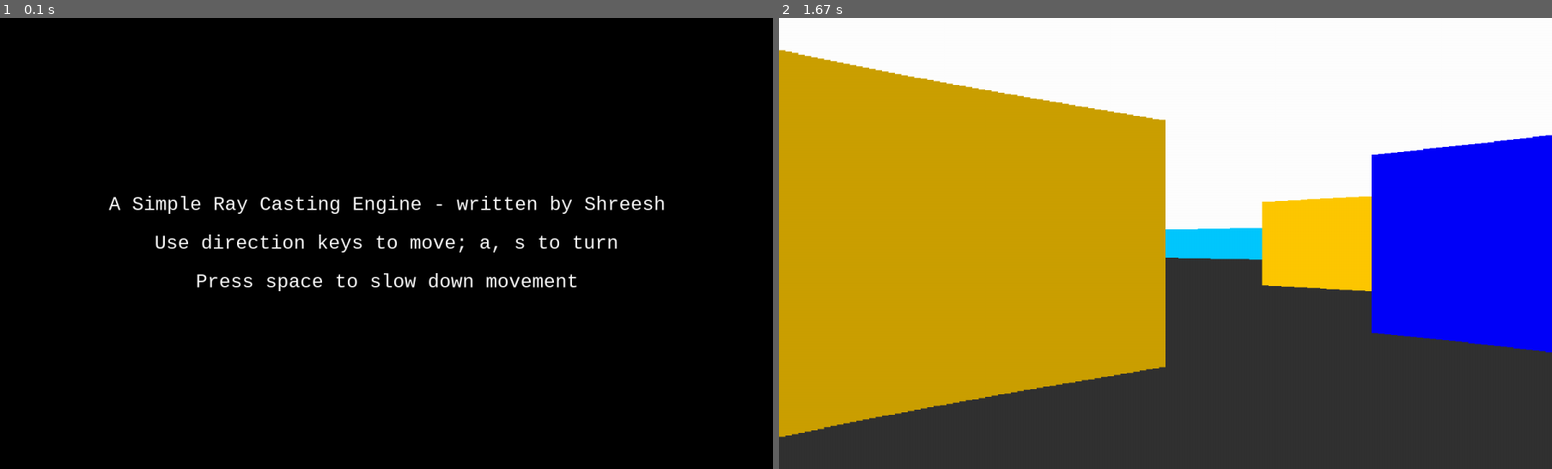
Above: before the commit, frames 1-2 (left to right).
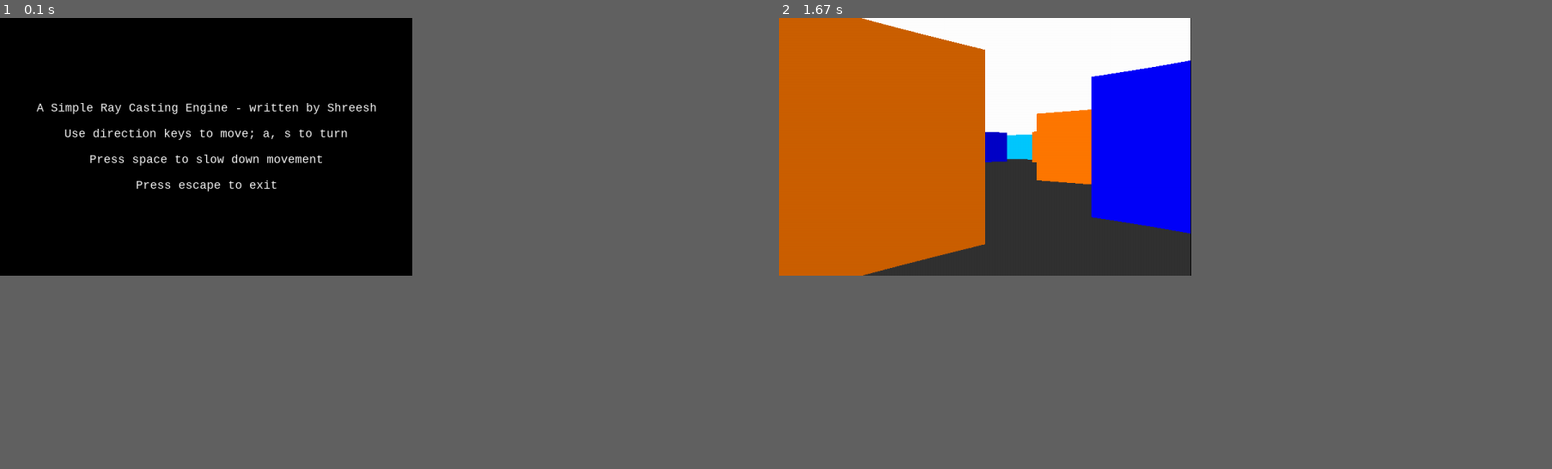
Above: after the commit, the same moments.

Repository: shreesh-z/ray-caster
Game: pygame game, started from rayCaster.py
Same seed, same stepped clock (60 frames per second), same inputs: the game is played once before the commit and once after it.
Inputs:
- Up to frame 1 (0.1 s): no input
- Up to frame 2 (1.67 s): tap Enter at 0.33 s; tap Space at 0.67 s
In our replay, the window is 900x525 before the commit and 480x300 after it. These sizes can differ from the game's own. Grey fills any space a smaller window leaves; there, only what the larger window draws over its background counts as a difference.

The runs differ from the first frame. In frame 1, 2.9% of the frame differs, in the area x 4-86%, y 18-61%; in frame 2, 70%, in the area x 0-100%, y 0-93%.

Commit message:
Feature additions
Added these features:
* Collision detection with walls. They are sticky (or infinitely heavy), and fully absorb any momentum aimed at them into themselves.
* Reduced frame rate and resolution. 640x400 pixel resolution is used and a ray is cast for all 640 horizontal pixel columns. Frame rate is subsequently reduced to improve rendering performance.
* Slight optimizations in the ray casting logic.

Diff:
--- a/rayCaster.py
+++ b/rayCaster.py
@@ -1,8 +1,6 @@
-#rayCast OOP based
 import numpy as np
 import pygame as pg
 import pygame.freetype
-import pygame
 import math
 
 class FastMath:
@@ -73,7 +71,8 @@
         pg.draw.rect(screen,(255,255,0),self.playRect)
         pg.draw.aaline(screen, (255,0,0), (self.x, self.y), (int(self.x + self.playerDim*fastMath.cos(self.ang)), int(self.y - self.playerDim*fastMath.sin(self.ang))))
 
-    def move(self, speed, angVel, keys, dt):
+
+    def move(self, speed, angVel, keys, dt, bounds):
         """For player movement. Parameters accepted:
         speed  : walking speed of the player
         angVel : turning speed of the player
@@ -83,19 +82,22 @@
         The keys do the following actions:
         up, down, left, right keys for walking
         a, s keys for turning left and right respectively
-        space for halving the speed of walking and turning"""
-
-        w, h = pg.display.get_surface().get_size()
-        #keypresses are executed every frame
-        if 'space' in keys: #or key == 'right shift':
+        space for halving the speed of walking and turning
+
+        Returns the net movement vector as a tuple
+        """
+
+        #to hold pre-movement x, y positions
+        x_, y_ = self.x, self.y
+
+        #slow down motion if space is pressed
+        if 'space' in keys:
             speed /= 2
             angVel /= 2
 
         for key in keys:
-            if key == 'space':
-                continue
             #Angle is modulo 2*pi
-            elif key == 'a':
+            if key == 'a':
                 self.ang = (self.ang + angVel*dt)%(2*math.pi)
             elif key == 's':
                 self.ang = (self.ang - angVel*dt)%(2*math.pi)
@@ -114,13 +116,32 @@
                 elif key == 'down':
                     dx = -fastMath.cos(self.ang)*speed*dt
                     dy = fastMath.sin(self.ang)*speed*dt
+                elif key == 'space':
+                    continue
                 else:
-                    return
-
-                x_, y_ = self.x, self.y
+                    return 0
+
                 #motion is constrained to screen dimensions
-                self.x = (self.x + dx)%w; self.y = (self.y + dy)%h
-                self.playRect.move_ip(int(round(self.x - x_)), int(round(self.y - y_)))
+                self.x = (self.x + dx)%bounds[0]; self.y = (self.y + dy)%bounds[1]
+
+        self.playRect.move_ip(int(round(self.x - x_)), int(round(self.y - y_)))
+        return (self.x - x_, self.y - y_)
+
+    def collision(self, gMap, motion):
+        """Detects collisions with walls and corrects them.
+        Parameters:
+            gMap   : GameMap object
+            motion : the displacement vector tuple
+        """
+        #get map array indices from x, y position
+        left = int(self.x/gMap.blockDims[0])
+        up = int(self.y/gMap.blockDims[1])
+
+        #if player has moved into a block, reverse the motion
+        if gMap.mapArr[up, left] != 0:
+            self.x -= motion[0]
+            self.y -= motion[1]
+
 
 class GameMap:
     """A game map class that represents the grid map.
@@ -157,6 +178,11 @@
                                            [0, 3, 0, 0, 0, 0],
                                            [0, 0, 0, 1, 0, 0]])
         self.mapArr[7:13,1:7] = self.mapArr[1:7,1:7]
+        self.mapArr[1:7,7:13] = np.roll(self.mapArr[1:7,1:7], 1, axis = 1)
+        self.mapArr[7:13,7:13] = np.roll(np.transpose(self.mapArr[1:7,1:7]), 2, axis=0)
+
+        #dont try this, you won't be able to move
+        #self.mapArr[1:-1,1:-1] = np.random.randint(0,4,(self.mapDims[0]-2,self.mapDims[1]-2))
         #-----customizing-of-the-map-----
 
         self.mapHLines = np.zeros((vBlockCnt+1, hBlockCnt), 'int8') #stores horiz walls
@@ -182,7 +208,7 @@
 
         return surf
 
-    def castRays(self, screen, player, spread, step, depth, scale, wallColorRatio, drawrays = False):
+    def castRays(self, screen, player, spread, depth, wallHeight, wallColorRatio, drawrays = False):
         """The main part of the rendering process.
         Arguments:
             screen          : the screen pygame.Surface object
@@ -215,17 +241,20 @@
         """
         x, y, ang = player.x, player.y, player.ang
 
+        #The screen dimensions
+        w, h = screen.get_size()
+
         #The numpy array represents all the rays cast by the player in the map
         castRange = math.radians(spread)
-        castStep = math.radians(step)
-        rAngs = np.arange(ang+castRange,ang-castRange,-castStep)
-
-        #This index is used along with rayNum to check if all rays have been drawn
+        rayCount = w
+        rAngs = np.linspace(ang+castRange,ang-castRange,rayCount)
+
+        screenDist = w/(2*fastMath.tan(castRange))
+        #This index is used along with rayCount to check if all rays have been drawn
         index = 0
-        rayNum = rAngs.shape[0]
-
-        #The screen dimensions
-        w, h = screen.get_size()
+        #rayCount = rAngs.shape[0]
+
+
 
         #The horizontal offset at which the 3D scene is drawn
         #If the map is to be drawn, rays lines are drawn on it and the 3D scene is rendered with an offset
@@ -233,7 +262,7 @@
         screenOffs = self.mapDims[1]*self.blockDims[0] if drawrays else 0
 
         #The width of the rectangle that is rendered by casting one ray
-        rayWid = round((w - screenOffs) / rayNum)
+        rayWid = round((w - screenOffs) / rayCount)
 
         #The point on the horizon at which the wall section rendered by a ray is centered
         #Increases as a new ray is to be cast
@@ -253,14 +282,14 @@
             checkRay = True
 
             #The distance travelled by the ray when it hits a wall
-            finalDist = 0
+            #finalDist = 0
 
             #The indices in mapHLines or mapVLines of the wall at which the ray hit
-            hitIndX, hitIndY = 0, 0
+            #hitIndX, hitIndY = 0, 0
 
             #The indices in mapHLines (hmapX and hmapY) and mapVLines (vmapX and vmapY)
             #Used by the traveling ray to check if the vertical or horiz. wall it hit has a block
-            vmapX, vmapY, hmapX, hmapY = 0,0,0,0
+            #vmapX, vmapY, hmapX, hmapY = 0,0,0,0
 
             #first, checking for horizontal wall collisions
             if rAng > math.pi:                 #looking down
@@ -340,15 +369,17 @@
                         vRayY += v_yOffs
 
             #finding which ray travelled the least distance
-            vDist = ((vRayX-x)**2 + (vRayY-y)**2)
-            hDist = ((hRayX-x)**2 + (hRayY-y)**2)
+            #used to be done with pythagoras thm, now with faster cos call
+            vDist = abs((x - vRayX)/fastMath.cos(rAng))
+            hDist = abs((x - hRayX)/fastMath.cos(rAng))
+
             if vDist >= hDist:
                 #i.e. the horiz. wall ray has to be considered
                 if drawrays:
                     #only draw the ray line if the 2D map has to be drawn
                     pg.draw.aaline(screen,(255,0,0),(x,y),(int(hRayX),int(hRayY)))
 
-                finalDist = math.sqrt(hDist)
+                finalDist = hDist
                 hitIndX, hitIndY = hmapX, hmapY
 
                 #from the wall color dictionary, get the corresponding wall color
@@ -357,7 +388,7 @@
                 if drawrays:
                     pg.draw.aaline(screen,(255,0,0),(x,y),(int(vRayX),int(vRayY)))
 
-                finalDist = math.sqrt(vDist)
+                finalDist = vDist
                 hitIndX, hitIndY = vmapX, vmapY
 
                 #from the wall color dictionary, get the corresponding wall color
@@ -371,7 +402,7 @@
 
             #drawing the 3D scene
             try:
-                rayHig = (h * scale)/finalDist
+                rayHig = (wallHeight * screenDist)/finalDist
             except ZeroDivisionError:
                 continue
 
@@ -391,7 +422,7 @@
 
             #if the last rect has been casted, draw a black rect
             #in the remaining area
-            if index == rayNum-1 and rayCenterx < w:
+            if index == rayCount-1 and rayCenterx < w:
                 pg.draw.rect(screen,(0,0,0),(rayCenterx,0,w - rayCenterx, h))
 
             #incrementing
@@ -423,9 +454,9 @@
     keys = []
 
     #setting FPS
-    fps = 60
-
-    scDims = (1200,700)
+    fps = 30
+
+    scDims = (640,400)
 
     #initializing the player
     player = Player(85,85,math.radians(360-45),20)
@@ -433,7 +464,7 @@
     #setting the wall color dictionary for the map
     wallColors = {
         0: (255,255,255),
-        1: (255,200,0),
+        1: (255,120,0),
         2: (0,200,255),
         3: (0,0,250)
     }
@@ -454,20 +485,23 @@
     drawMap = False
 
     #drawing the intro screen
-    gameText = pygame.freetype.SysFont("Courier", 30)
+    gameText = pygame.freetype.SysFont("Courier", 18)
     screen.fill((0,0,0))
 
     textSurf1, textRect1 = gameText.render("A Simple Ray Casting Engine - written by Shreesh", (255,255,255))
     textSurf2, textRect2 = gameText.render("Use direction keys to move; a, s to turn", (255,255,255))
     textSurf3, textRect3 = gameText.render("Press space to slow down movement", (255,255,255))
+    textSurf4, textRect4 = gameText.render("Press escape to exit", (255,255,255))
 
     textRect1.center = (scDims[0]//2, scDims[1]//2 - 60)
-    textRect2.center = (scDims[0]//2, scDims[1]//2)
-    textRect3.center = (scDims[0]//2, scDims[1]//2 + 60)
+    textRect2.center = (scDims[0]//2, scDims[1]//2 - 20)
+    textRect3.center = (scDims[0]//2, scDims[1]//2 + 20)
+    textRect4.center = (scDims[0]//2, scDims[1]//2 + 60)
 
     screen.blit(textSurf1, textRect1)
     screen.blit(textSurf2, textRect2)
     screen.blit(textSurf3, textRect3)
+    screen.blit(textSurf4, textRect4)
 
     pg.display.flip()
 
@@ -517,7 +551,10 @@
             pg.draw.rect(screen,(255,255,255),(0,0,scDims[0],scDims[1]//2))
 
             #movement is tied to framerate
-            player.move(20/fps, 0.15/fps, keys, dt)
+            motion = player.move(8/fps, 0.05/fps, keys, dt, ((gMap.mapDims[1]-1)*gMap.blockDims[0], (gMap.mapDims[0]-1)*gMap.blockDims[1]))
+
+            #detect wall collisions and correct them
+            player.collision(gMap, motion)
 
             if drawMap:
                 #if 2D map is to be drawn
@@ -525,7 +562,7 @@
                 player.draw(screen)
 
             #cast rays
-            gMap.castRays(screen, player, 30, 0.5, 14, 50, 0.8, drawMap)
+            gMap.castRays(screen, player, 30, 14, 50, 0.8, drawMap)
 
             #refresh the display
             pg.display.flip()
